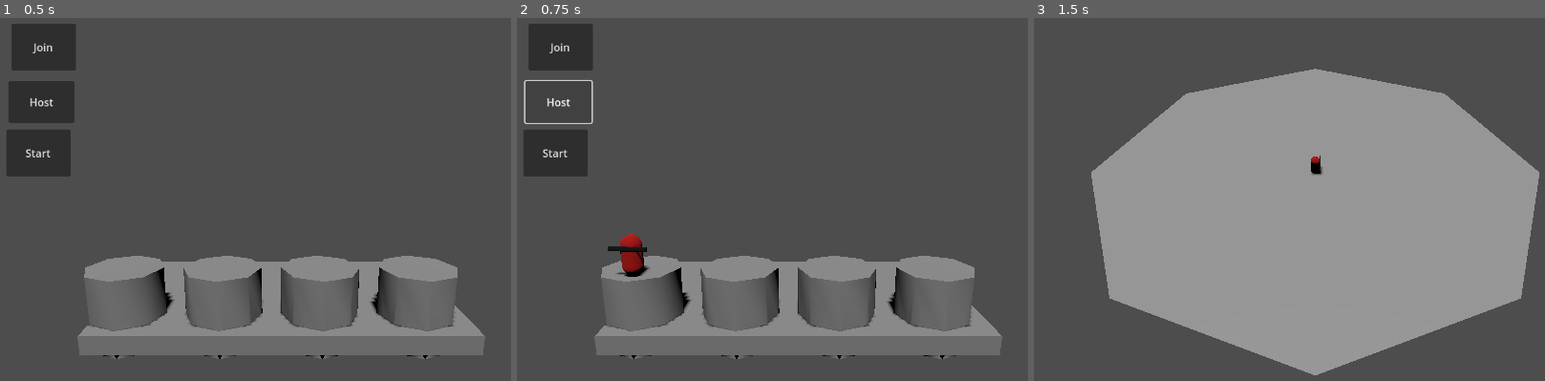
Above: before the commit, frames 1-3 (left to right).
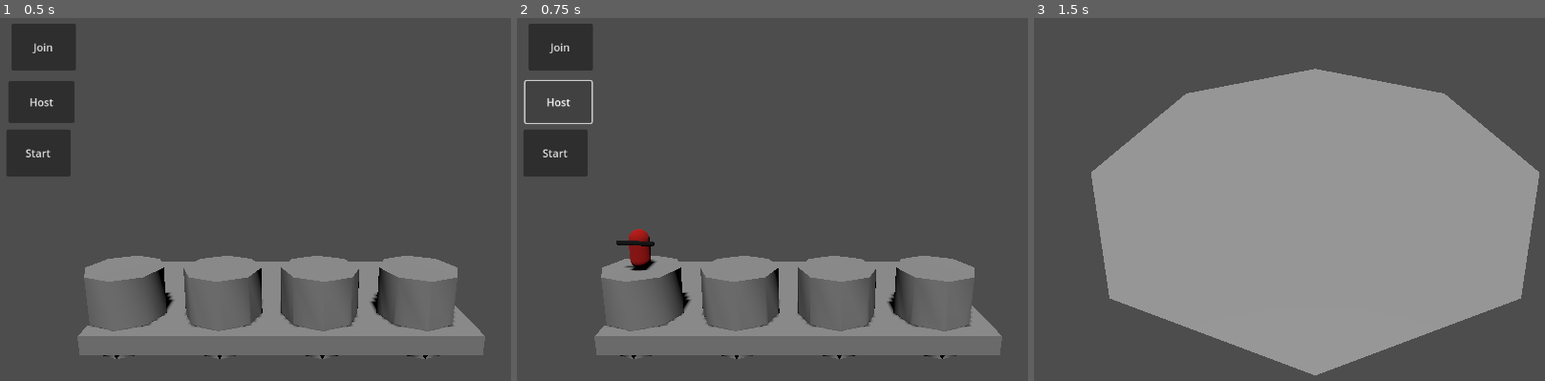
Above: after the commit, the same moments.

Repository: SABECK1/wk
Game: Godot game, scene res://src/Menu/MainMenu.tscn
Two runs of this game, one before a commit and one after it. Both use one fixed random seed, a clock stepped at 60 frames per second and the inputs below.
Inputs:
- Up to frame 1 (0.5 s): no input
- Up to frame 2 (0.75 s): click "Host" at 0.5 s
- Up to frame 3 (1.5 s): click "Start" at 1.25 s

Frame 1 is identical in both runs. In frame 2, 0.6% of the frame differs, in the area x 17-28%, y 58-72%; in frame 3, 0.1%.

Commit message:
Working Lobby

Diff:
--- a/project.godot
+++ b/project.godot
@@ -18,6 +18,7 @@
 [autoload]
 
 PlayerVariables="*res://src/Global/PlayerVariables.gd"
+LobbyPlayers="*res://src/Player/LobbyPlayers.gd"
 
 [input]
 
--- a/src/Menu/MainMenu.gd
+++ b/src/Menu/MainMenu.gd
@@ -3,17 +3,24 @@
 const SERVER_PORT = 8080
 const SERVER_IP = "127.0.0.1"
 var peer = ENetMultiplayerPeer.new()
+
+@onready var MainMenu = self
 @export var dummy_player: PackedScene
+@export var _player_spawn_node: Node3D
 
-var players_in_lobby = {} # Stores information about the player and where they spawn in the lobby
+var players_in_lobby # Stores information about the player and where they spawn in the lobby
 const max_player_count = 4 # Keeps track of players in the lobby
 @onready var spawn_platforms = get_node("/root/Game/MultiplayerLobby/Map/CSGBox3D").get_children()
 
 #@onready var cam = get_node("/root/Game/MultiplayerLobby/MainCam")
-
-func _ready():
+@rpc("any_peer")
+func _prepare_spawns():
+	players_in_lobby = {}
 	var platform_index = 0
 	# Store platforms in the dict so players can be assigned when joining
+	if not players_in_lobby.is_empty():
+		return
+
 	for platform in spawn_platforms:
 		players_in_lobby[platform_index] = {"Platform" : platform, "Player" : null}
 		platform_index += 1
@@ -23,36 +30,38 @@
 	multiplayer.multiplayer_peer = peer
 	multiplayer.peer_connected.connect(_add_player)
 	multiplayer.peer_disconnected.connect(_del_player)
-
+	_prepare_spawns()
 	call_deferred("_add_player", 1)
-
-
 
 func _add_player(id: int):
 	print("Player %s joined the game!" % id)
 	var player = dummy_player.instantiate()
 	player.name = str(id)
-	call_deferred("_add_player_to_lobby", player)
+	_add_player_to_lobby(player)
+	_position_player.rpc(player.name)
+
+@rpc("any_peer", "call_local")
+func _position_player(player_name):
+	var user = get_node("/root/Game/MultiplayerLobby/Map/Players/%s" % player_name)
+	for i in max_player_count:
+		if players_in_lobby[i]["Player"] != null:
+			continue
+		players_in_lobby[i]["Player"] = user
+		user.position = players_in_lobby[i]["Platform"].position + Vector3(0, 3, 5)
+		user.look_at(user.position + Vector3(-1, 0, 0), Vector3.UP)
+		return
+
 
 func _add_player_to_lobby(player : Node):
 	var _player_spawn_node = get_node("/root/Game/MultiplayerLobby/Map/Players")
 	_player_spawn_node.add_child(player)
-	for i in max_player_count:
-		if players_in_lobby[i]["Player"] != null:
-			continue
-		players_in_lobby[i]["Player"] = player
-		player.position = players_in_lobby[i]["Platform"].position + Vector3(0, 3, 4)
-		player.look_at(player.position + Vector3(-1, 0, 0), Vector3.UP)
-		return
 
 
 func _del_player(id: int):
 	print("Player %s left the game!" % id)
-
-	var _player_spawn_node = get_node("/root/MultiplayerLobby/Levels/Players")
-	if not _player_spawn_node.get_node(str(id)):
-		return
-	_player_spawn_node.get_node(str(id)).queue_free()
+	#if not _player_spawn_node.get_node(str(id)):
+		#return
+	#_player_spawn_node.get_node(str(id)).queue_free()
 
 
 func _on_join_pressed():
@@ -62,4 +71,5 @@
 
 
 func _on_start_pressed():
+
 	get_tree().change_scene_to_file("res://src/Scenes/Maps/MainMap.tscn")
--- a/src/Menu/MainMenu.tscn
+++ b/src/Menu/MainMenu.tscn
@@ -1,7 +1,7 @@
 [gd_scene load_steps=3 format=3 uid="uid://blxonpuumhciy"]
 
 [ext_resource type="Script" path="res://src/Menu/MainMenu.gd" id="1_4epyi"]
-[ext_resource type="PackedScene" uid="uid://bbj33kkcxogja" path="res://src/Scenes/PlayerScenes/DummyPlayer.tscn" id="2_gel8b"]
+[ext_resource type="PackedScene" uid="uid://bahg8piforqi1" path="res://src/Scenes/PlayerScenes/PlayerScene.tscn" id="2_lq7fa"]
 
 [node name="Game" type="Node3D"]
 
@@ -17,7 +17,7 @@
 grow_horizontal = 2
 grow_vertical = 2
 script = ExtResource("1_4epyi")
-dummy_player = ExtResource("2_gel8b")
+dummy_player = ExtResource("2_lq7fa")
 
 [node name="Join" type="Button" parent="MainMenu"]
 layout_mode = 1
@@ -41,7 +41,7 @@
 text = "Host"
 
 [node name="PlayerSpawner" type="MultiplayerSpawner" parent="MainMenu"]
-_spawnable_scenes = PackedStringArray("res://src/Scenes/PlayerScenes/DummyPlayer.tscn")
+_spawnable_scenes = PackedStringArray("res://src/Scenes/PlayerScenes/PlayerScene.tscn")
 spawn_path = NodePath("../../MultiplayerLobby/Map/Players")
 
 [node name="Start" type="Button" parent="MainMenu"]
--- a/src/Player/Entity.gd
+++ b/src/Player/Entity.gd
@@ -1,6 +1,6 @@
 extends CharacterBody3D
 class_name Entity
-
+#
 func _enter_tree():
 	set_multiplayer_authority(name.to_int())
 
--- /dev/null
+++ b/src/Player/LobbyPlayers.gd
@@ -0,0 +1,13 @@
+extends Node
+@onready var spawn_platforms = get_node("/root/Game/MultiplayerLobby/Map/CSGBox3D").get_children()
+var players_in_lobby = {} # Stores information about the player and where they spawn in the lobby
+
+func _prepare_spawns():
+	var platform_index = 0
+	# Store platforms in the dict so players can be assigned when joining
+	if not players_in_lobby.is_empty():
+		return
+
+	for platform in spawn_platforms:
+		players_in_lobby[platform_index] = {"Platform" : platform, "Player" : null}
+		platform_index += 1
--- a/src/Player/player.gd
+++ b/src/Player/player.gd
@@ -2,9 +2,7 @@
 const RAY_LENGTH = 2000
 var ray_origin = Vector3()
 var ray_target = Vector3()
-@onready var cam = get_node("/root/MainMap/MainCam")
-#@onready var cam = get_node("/root/Game/Levels/MainCam")
-#@onready var cam = $MainCam
+@onready var cam = get_node("/root/Game/MultiplayerLobby/MainCam")
 
 
 
@@ -12,6 +10,9 @@
 var ghost = load_ability("Ghost", "ability_e", 2.0)
 
 var abilities = [blink, ghost]
+#
+#func _ready():
+	#set_multiplayer_authority(name.to_int())
 
 func _unhandled_input(event):
 	if event is InputEventKey:
--- a/src/Scenes/Maps/MainMap.tscn
+++ b/src/Scenes/Maps/MainMap.tscn
@@ -1,6 +1,4 @@
-[gd_scene load_steps=2 format=3 uid="uid://cnfb6ht8jbtjj"]
-
-[ext_resource type="PackedScene" uid="uid://bahg8piforqi1" path="res://src/Scenes/PlayerScenes/PlayerScene.tscn" id="1_f1w4d"]
+[gd_scene format=3 uid="uid://cnfb6ht8jbtjj"]
 
 [node name="MainMap" type="Node3D"]
 
@@ -17,8 +15,6 @@
 
 [node name="Players" type="Node3D" parent="Map"]
 
-[node name="Player" parent="Map/Players" instance=ExtResource("1_f1w4d")]
-
 [node name="MainCam" type="Camera3D" parent="."]
 transform = Transform3D(-1, -8.74228e-08, 0, -6.35192e-08, 0.726575, 0.687087, -6.00671e-08, 0.687087, -0.726575, 0, 32.973, -43)
 fov = 46.1
--- a/src/Scenes/PlayerScenes/DummyPlayer.tscn
+++ b/src/Scenes/PlayerScenes/DummyPlayer.tscn
@@ -10,16 +10,10 @@
 [sub_resource type="StandardMaterial3D" id="StandardMaterial3D_0g4wi"]
 albedo_color = Color(0, 0, 0, 1)
 
-[sub_resource type="SceneReplicationConfig" id="SceneReplicationConfig_k7tsm"]
+[sub_resource type="SceneReplicationConfig" id="SceneReplicationConfig_vvafn"]
 properties/0/path = NodePath(".:position")
 properties/0/spawn = true
 properties/0/replication_mode = 1
-properties/1/path = NodePath("Body:rotation")
-properties/1/spawn = true
-properties/1/replication_mode = 1
-properties/2/path = NodePath(".:visible")
-properties/2/spawn = true
-properties/2/replication_mode = 1
 
 [node name="Player" type="CharacterBody3D"]
 transform = Transform3D(-4.37114e-08, 0, 1, 0, 1, 0, -1, 0, -4.37114e-08, 0, 1.02719, 0)
@@ -37,4 +31,4 @@
 surface_material_override/0 = SubResource("StandardMaterial3D_0g4wi")
 
 [node name="MultiplayerSynchronizer" type="MultiplayerSynchronizer" parent="."]
-replication_config = SubResource("SceneReplicationConfig_k7tsm")
+replication_config = SubResource("SceneReplicationConfig_vvafn")
--- a/src/Scenes/PlayerScenes/PlayerScene.tscn
+++ b/src/Scenes/PlayerScenes/PlayerScene.tscn
@@ -12,32 +12,26 @@
 [sub_resource type="StandardMaterial3D" id="StandardMaterial3D_0g4wi"]
 albedo_color = Color(0, 0, 0, 1)
 
-[sub_resource type="SceneReplicationConfig" id="SceneReplicationConfig_k7tsm"]
+[sub_resource type="SceneReplicationConfig" id="SceneReplicationConfig_7y30e"]
 properties/0/path = NodePath(".:position")
 properties/0/spawn = true
 properties/0/replication_mode = 1
-properties/1/path = NodePath("Body:rotation")
-properties/1/spawn = true
-properties/1/replication_mode = 1
-properties/2/path = NodePath(".:visible")
-properties/2/spawn = true
-properties/2/replication_mode = 1
 
 [node name="Player" type="CharacterBody3D"]
-transform = Transform3D(-1, 0, -8.74228e-08, 0, 1, 0, 8.74228e-08, 0, -1, 0, 1.02719, 0)
+transform = Transform3D(-4.37114e-08, 0, 1, 0, 1, 0, -1, 0, -4.37114e-08, 0, 1.02719, 0)
 script = ExtResource("1_nqus4")
 metadata/_edit_group_ = true
 
 [node name="Body" type="MeshInstance3D" parent="."]
-transform = Transform3D(1.31134e-07, 0, -1, 0, 1, 0, 1, 0, 1.31134e-07, 0, 0, 0)
+transform = Transform3D(-4.37114e-08, 0, 1, 0, 1, 0, -1, 0, -4.37114e-08, 0, 0, 0)
 mesh = SubResource("CapsuleMesh_iupbm")
 surface_material_override/0 = SubResource("StandardMaterial3D_eh1br")
 
 [node name="Staff" type="MeshInstance3D" parent="Body"]
-transform = Transform3D(0.00589102, 0.918531, -0.00152891, 3.1016e-12, -0.00589261, -0.239053, -0.10657, 0.050775, -8.45157e-05, 0.00171314, 0.425319, -0.501455)
+transform = Transform3D(0.00589102, 0.918531, -0.00152891, 3.1016e-12, -0.00589261, -0.239053, -0.10657, 0.050775, -8.45157e-05, 0.00171305, 0.425319, 0.498545)
 mesh = SubResource("CylinderMesh_gacmo")
 skeleton = NodePath("../..")
 surface_material_override/0 = SubResource("StandardMaterial3D_0g4wi")
 
 [node name="MultiplayerSynchronizer" type="MultiplayerSynchronizer" parent="."]
-replication_config = SubResource("SceneReplicationConfig_k7tsm")
+replication_config = SubResource("SceneReplicationConfig_7y30e")
Not shown: 1 places in src/Scenes/PlayerScenes/DummyPlayer.tscn that only renumber resources
